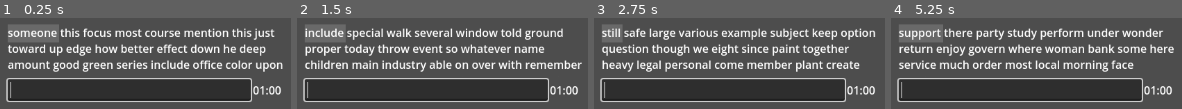
Above: before the commit, frames 1-4 (left to right).
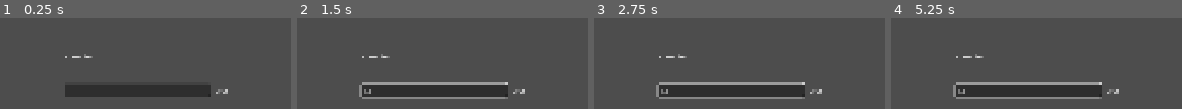
Above: after the commit, the same moments.

Repository: elensiel/typin-
Game: Godot game, scene res://scene/main.tscn
Same seed, same stepped clock (60 frames per second), same inputs: the game is played once before the commit and once after it.
Inputs (mouse positions are in pixels of both pictures, inside the frame that each line leads up to):
- Up to frame 1 (0.25 s): no input
- Up to frame 2 (1.5 s): click (425, 89) at 0.52 s; type "12" at 0.6 s; tap Enter at 1.25 s; hold Tab (tab) from 1.28 s (still down)
- Up to frame 3 (2.75 s): tap Space at 2 s; release Tab (tab) at 2.03 s; tap Tab (tab) at 2.1 s
- Up to frame 4 (5.25 s): tap Enter at 2.75, 4.25 s; hold Tab (tab) 2.78-3.53 s; tap Space at 3.5, 5 s; tap Tab (tab) at 3.6, 5.1 s; hold Tab (tab) 4.28-5.03 s

The runs differ from the first frame. In frame 1, 30% of the frame differs, in the area x 2-98%, y 7-93%; in frame 2, 31%; in frame 3, 30%; in frame 4, 31%.
Error after the commit: Parse Error: Invalid argument for "connect_label()" function: argument 1 should be "Label" but is "RichTextLabel". (res://scene/main.tscn::GDScript_itxqv:15)

Commit message:
tried out new UI layout for TestField

Diff:
--- a/project.godot
+++ b/project.godot
@@ -26,7 +26,10 @@
 
 [display]
 
-window/stretch/mode="viewport"
+window/size/viewport_width=1920
+window/size/viewport_height=1080
+window/size/mode=2
+window/stretch/mode="canvas_items"
 window/stretch/aspect="expand"
 
 [input]
--- /dev/null
+++ b/resource/defaults.gd
@@ -0,0 +1,12 @@
+extends Resource
+class_name Defaults
+
+#region TestField defaults
+# font sizes
+const line_edit_font_size: int = 30
+const text_field_font_size: int = 45
+const timer_label_font_size: int = 30
+
+# container sizes
+const test_field_min_size_x: float = 1920 / 2
+const test_field_min_size_y: float = 1080 / 5
--- /dev/null
+++ b/scene/test_field.tscn
@@ -0,0 +1,58 @@
+[gd_scene load_steps=3 format=3 uid="uid://c2v3vyv0582mg"]
+
+[ext_resource type="Script" uid="uid://ciywdq68826ul" path="res://script/test_field.gd" id="1_bpgs5"]
+
+[sub_resource type="StyleBoxEmpty" id="StyleBoxEmpty_bpgs5"]
+
+[node name="TestField" type="PanelContainer"]
+custom_minimum_size = Vector2(960, 216)
+anchors_preset = 8
+anchor_left = 0.5
+anchor_top = 0.5
+anchor_right = 0.5
+anchor_bottom = 0.5
+offset_left = -480.0
+offset_top = -108.0
+offset_right = 480.0
+offset_bottom = 108.0
+grow_horizontal = 2
+grow_vertical = 2
+theme_override_styles/panel = SubResource("StyleBoxEmpty_bpgs5")
+script = ExtResource("1_bpgs5")
+
+[node name="VBoxContainer" type="VBoxContainer" parent="."]
+layout_mode = 2
+
+[node name="MarginContainer" type="MarginContainer" parent="VBoxContainer"]
+layout_mode = 2
+size_flags_vertical = 3
+theme_override_constants/margin_left = 5
+theme_override_constants/margin_right = 5
+
+[node name="RichTextLabel" type="RichTextLabel" parent="VBoxContainer/MarginContainer"]
+layout_mode = 2
+size_flags_vertical = 3
+theme_override_font_sizes/normal_font_size = 45
+bbcode_enabled = true
+text = "ewqewqewqewqewq"
+scroll_active = false
+deselect_on_focus_loss_enabled = false
+drag_and_drop_selection_enabled = false
+
+[node name="HBoxContainer" type="HBoxContainer" parent="VBoxContainer"]
+layout_mode = 2
+
+[node name="LineEdit" type="LineEdit" parent="VBoxContainer/HBoxContainer"]
+layout_mode = 2
+size_flags_horizontal = 3
+size_flags_stretch_ratio = 10.0
+theme_override_font_sizes/font_size = 30
+placeholder_text = "Type here"
+
+[node name="Label" type="Label" parent="VBoxContainer/HBoxContainer"]
+layout_mode = 2
+size_flags_horizontal = 3
+theme_override_font_sizes/font_size = 30
+text = "01:00"
+horizontal_alignment = 1
+vertical_alignment = 1
--- a/script/global/timer_manager.gd
+++ b/script/global/timer_manager.gd
@@ -1,20 +1,18 @@
 extends Node
 #class_name TimerManager
 
-var timer : Timer
-var label : RichTextLabel
+var timer: Timer = Timer.new()
+var label : Label
 
 var minute: int = 1
 var second: int = 0
 
+func _init() -> void: timer.connect("timeout", Callable.create(self, "_on_timer_timeout"))
+
 #region node connections
-func connect_label(node: RichTextLabel) -> void:
+func connect_label(node: Label) -> void:
 	label = node
 	_update_label()
-
-func connect_timer(node: Timer) -> void:
-	timer = node
-	timer.connect("timeout", Callable.create(self, "_on_timer_timeout"))
 #endregion
 
 func get_time() -> float: return float(minute) + (float(second) / 60)
--- /dev/null
+++ b/script/test_field.gd
@@ -0,0 +1,24 @@
+extends PanelContainer
+class_name TestField
+
+func _ready() -> void:
+	_scale()
+
+	var text_field: RichTextLabel = $VBoxContainer/MarginContainer/RichTextLabel
+	var line_edit: LineEdit = $VBoxContainer/HBoxContainer/LineEdit
+	var timer_label: Label = $VBoxContainer/HBoxContainer/Label
+
+	TextManager.connect_label(text_field)
+	TypingManager.connect_line_edit(line_edit)
+	TimerManager.connect_label(timer_label)
+
+func _scale() -> void:
+	var viewport_size: Vector2 = get_viewport().get_visible_rect().size
+
+	var target_scale_x: float = viewport_size.x / 1920
+	var target_scale_y: float = viewport_size.y / 1080
+
+	scale = Vector2(target_scale_x, target_scale_y)
+
+	custom_minimum_size.x = Defaults.test_field_min_size_x
+	custom_minimum_size.y = Defaults.test_field_min_size_y
Not shown, added: resource/defaults.gd.uid
Not shown, added: script/test_field.gd.uid
